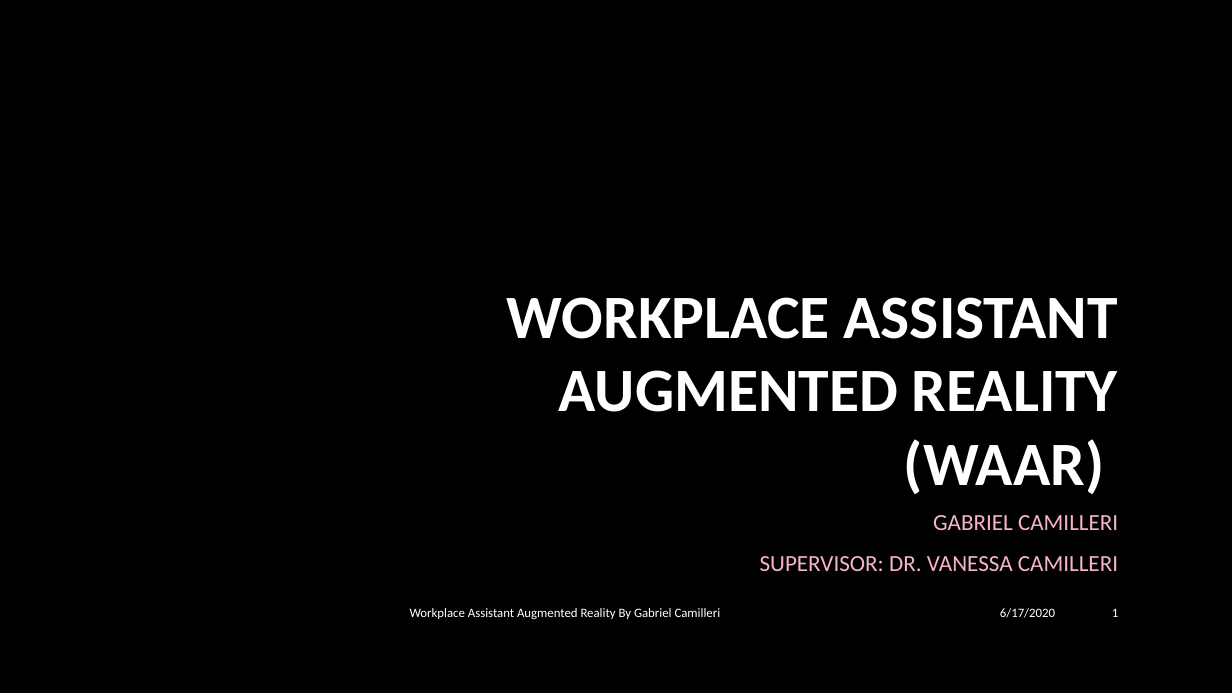
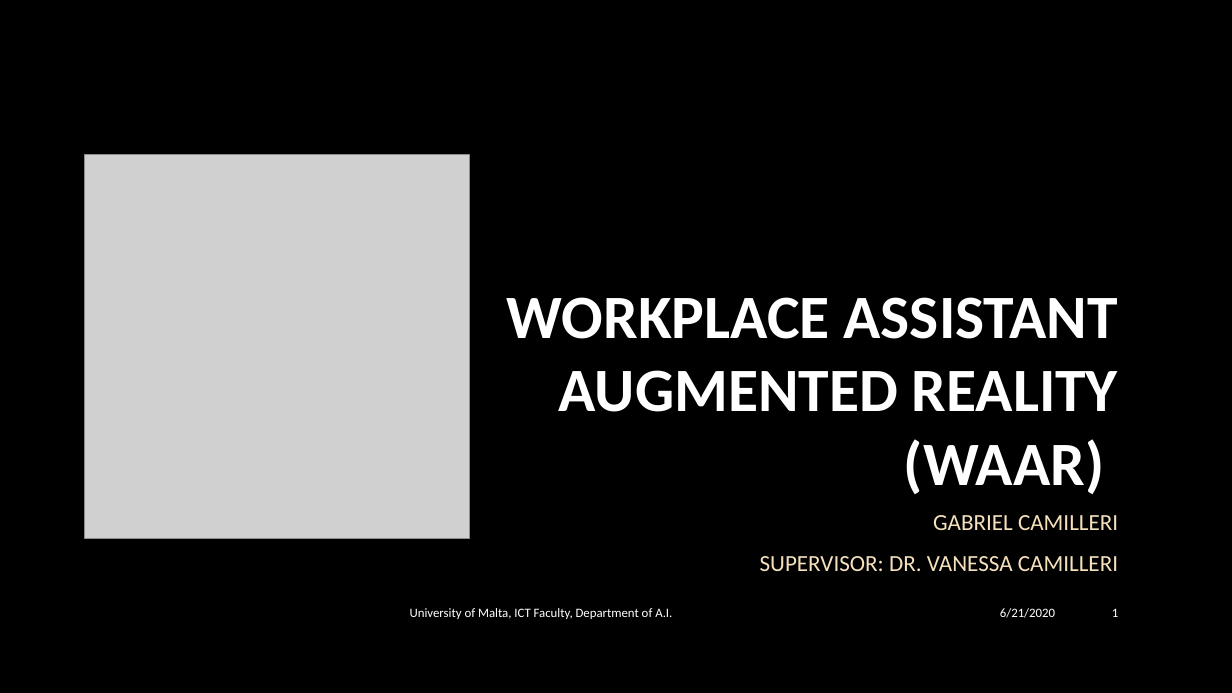
Before and after one commit to Gabbu98/FYPWAAR, a slide deck: slide 1 of viva/Workplace_Assistant_Augmented_Reality.pptx. Drawn at 1232x693 pixels with LibreOffice and Linux fonts; fonts in the diff are those of the drawing; grey boxes stand for pictures; background and template pictures are left out. Boxes give left, top, right and bottom in pixels: in the first picture for what was removed or moved away, otherwise in the second. Text is boxed around its words. In the diff, an @@ line names an element or a change of style, - is before the commit and + after.

```diff
--- a/viva/Workplace_Assistant_Augmented_Reality.pptx
+++ b/viva/Workplace_Assistant_Augmented_Reality.pptx
@@ picture added at [85, 154, 470, 539] @@
@@ subtitle "GABRIEL CAMILLERI" at [760, 515, 1118, 571]: text colour #F6B5C7 to #F5E1BC @@
@@ text at [410, 608, 672, 619]: text changed @@
-Workplace Assistant Augmented Reality By Gabriel Camilleri
+University of Malta, ICT Faculty, Department of A.I.
@@ text at [1000, 608, 1055, 618]: text changed @@
-6/17/2020
+6/21/2020
```
Also in this commit, not shown: 15 other slides changed, 1 slide added, 2 other files.
